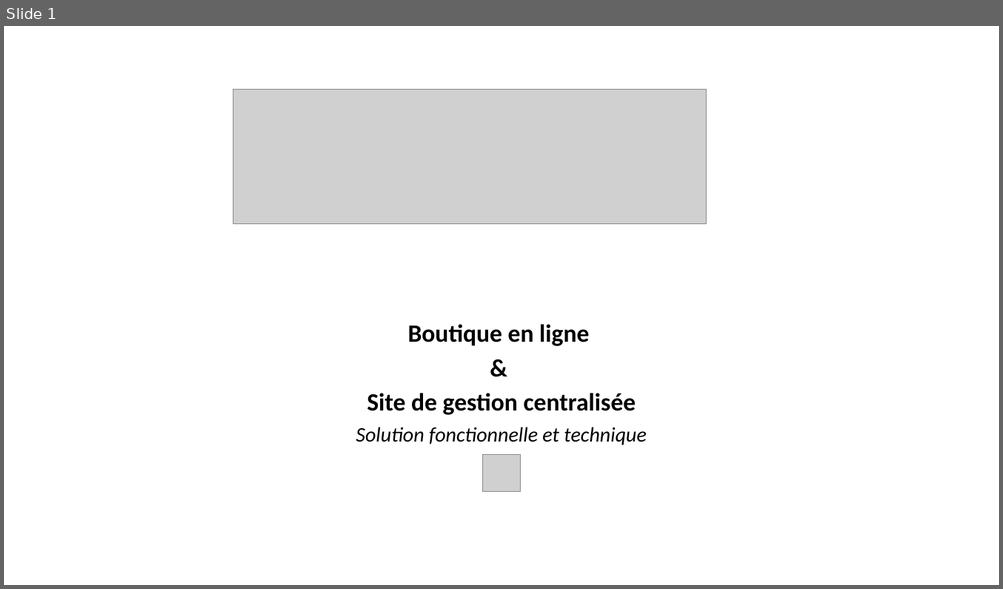
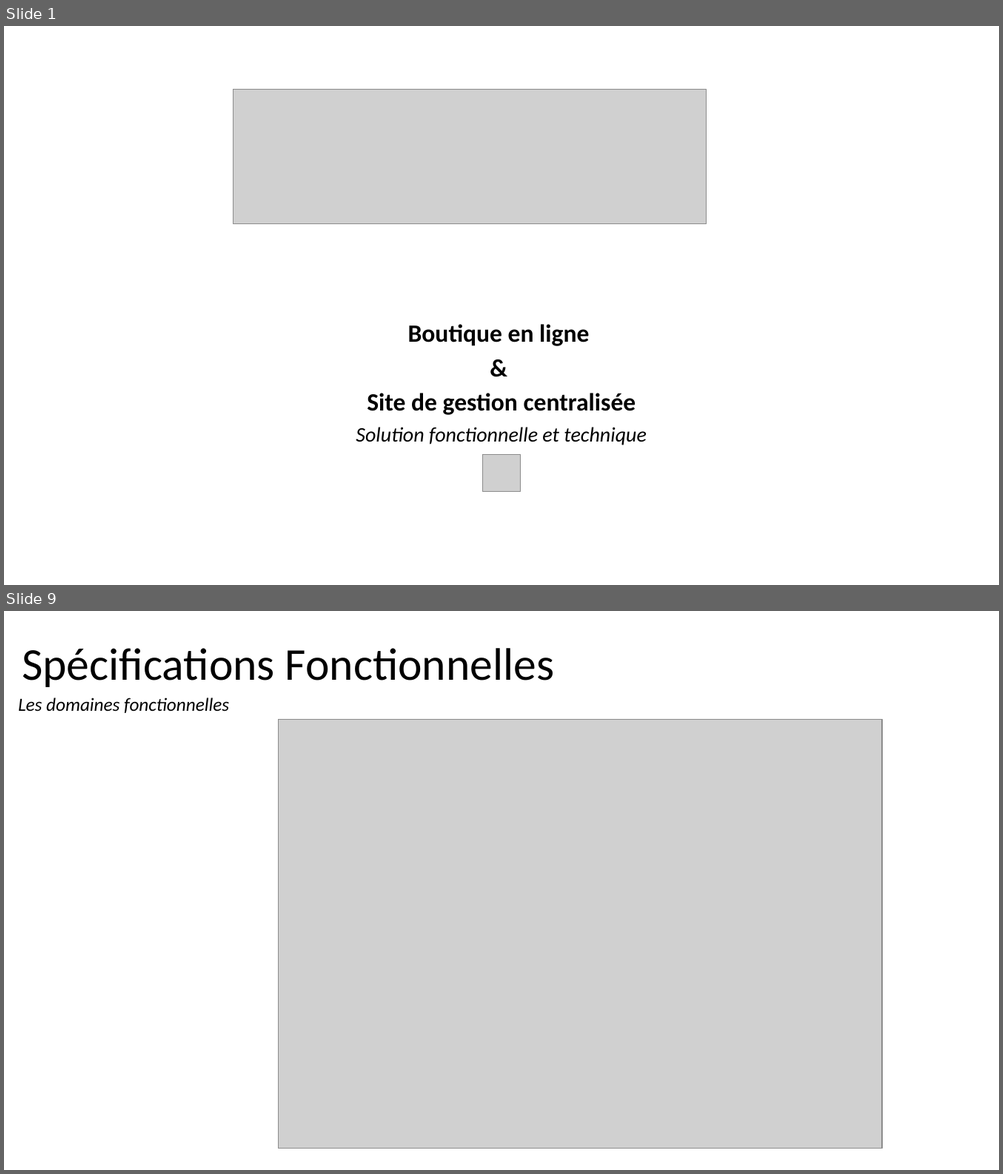
Before and after one commit to StephenAOGOLO/P4_Analysez_les_besoins, a slide deck: Projet_4_Solution_fonctionnelle_et_technique.pptx. Shown one above the other, each under a label of ours: slide 1 before the commit, slides 1 and 9 after it; the slides between them are not shown. The pictures are 1003x589 and 1003x1174 pixels, drawn with LibreOffice and Linux fonts; fonts in the diff are those of the drawing; grey boxes stand for pictures. Boxes give left, top, right and bottom in pixels: in the first picture for what was removed or moved away, otherwise in the second. Text is boxed around its words. In the diff, an @@ line names an element or a change of style, - is before the commit and + after.

Commit message:
19th commit - on branch 1.2 - Updating file " fonctionnelle et technique"

```diff
--- a/Projet_4_Solution_fonctionnelle_et_technique.pptx
+++ b/Projet_4_Solution_fonctionnelle_et_technique.pptx
@@ slide 9 added at box(4, 611, 999, 1170), background #FFFFFF @@
@@ title added at box(22, 648, 554, 687), 44 pt, text #000000 @@
+Spécifications Fonctionnelles
@@ text added at box(18, 698, 229, 713), 18 pt, text #000000, italic @@
+Les domaines fonctionnelles
@@ picture added at box(278, 719, 882, 1149) @@
```
Also in this commit, not shown: 1 slide changed, 16 other slides added.
